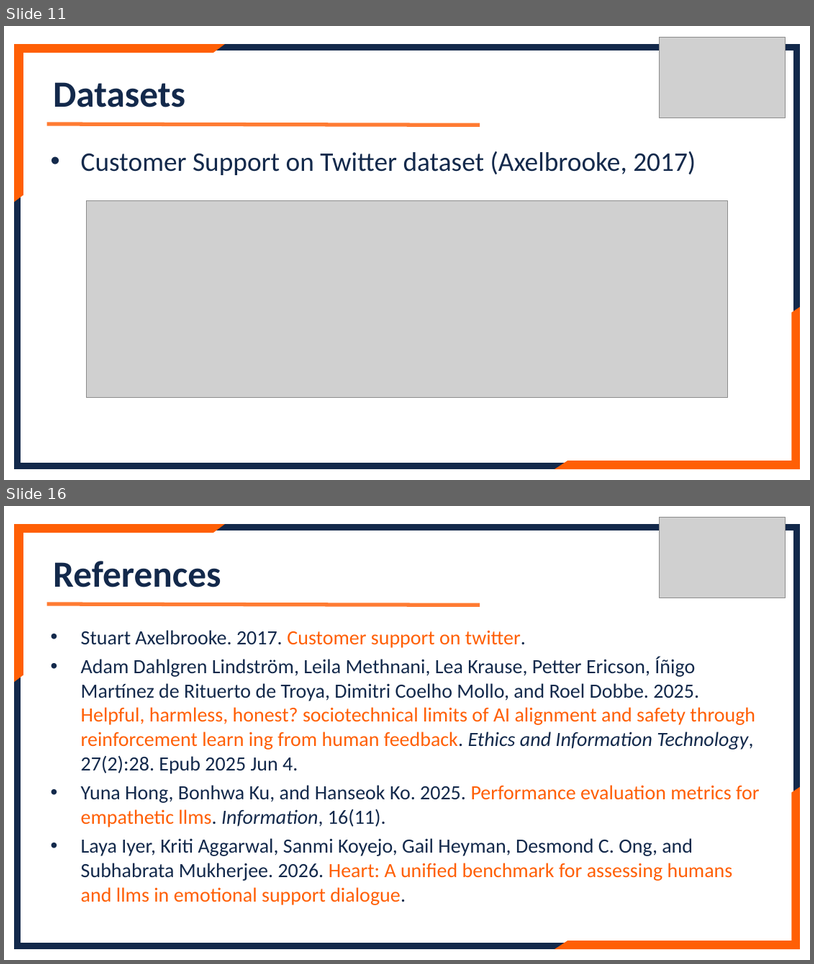
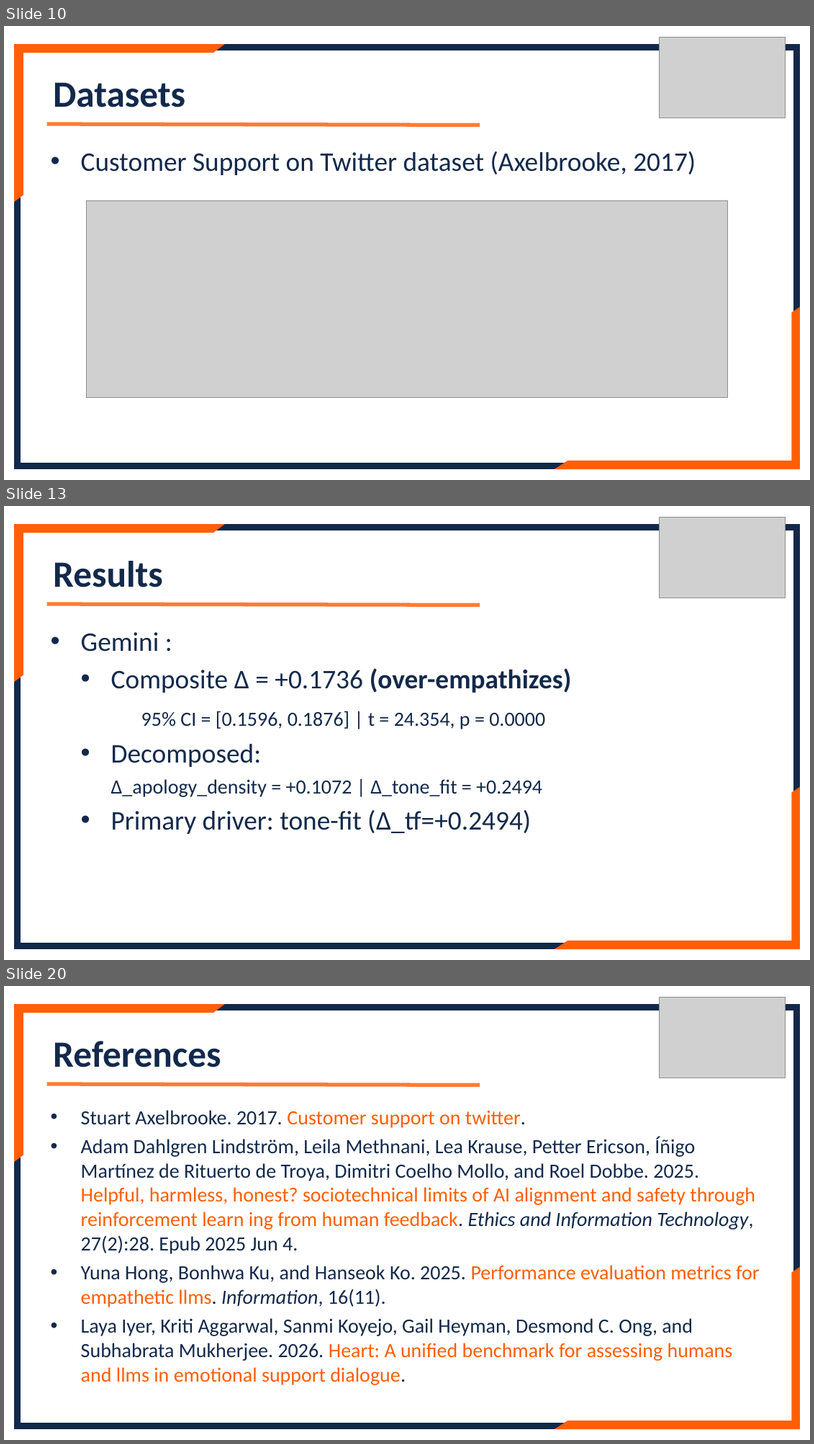
Before and after one commit to lennylin1998/ecs-llm, a slide deck: src/Files/Final_ppt.pptx. Shown one above the other, each under a label of ours: slides 11 and 16 before the commit, slides 10, 13 and 20 after it; the slides between them are not shown. The pictures are 814x964 and 814x1444 pixels, drawn with LibreOffice and Linux fonts; fonts in the diff are those of the drawing; grey boxes stand for pictures. Boxes give left, top, right and bottom in pixels: in the first picture for what was removed or moved away, otherwise in the second. Text is boxed around its words. In the diff, an @@ line names an element or a change of style, - is before the commit and + after.

```diff
--- a/src/Files/Final_ppt.pptx
+++ b/src/Files/Final_ppt.pptx
@@ slide 13 added at [4, 506, 810, 960], background #FFFFFF @@
@@ frame added at [15, 525, 800, 948], fill #13294B, outline #13294B 1.5 pt @@
@@ half frame added at [15, 525, 223, 681], fill #FF5F05, outline #FF5F05 1.5 pt @@
@@ picture added at [659, 518, 785, 598] @@
@@ text added at [53, 561, 163, 587], 44 pt, text #13294B, bold @@
+Results
@@ line added from (47, 604) to (480, 605), #FF5F05 4.5 pt @@
@@ text added at [81, 632, 572, 834], 32 pt, text #13294B @@
+• Gemini :
+  • Composite Δ = +0.1736 (over-empathizes)
+  95% CI = [0.1596, 0.1876] | t = 24.354, p = 0.0000
+  • Decomposed:
+    Δ_apology_density = +0.1072 | Δ_tone_fit = +0.2494
+  • Primary driver: tone-fit (Δ_tf=+0.2494)
@@ half frame added at [557, 788, 800, 948], fill #FF5F05, outline #FF5F05 1.5 pt @@
@@ what was slide 11 is now slide 10 @@
@@ what was slide 16 is now slide 20 @@
```
Also in this commit, not shown: 5 slides changed, 5 other slides added, 2 slides removed, 5 other files.
